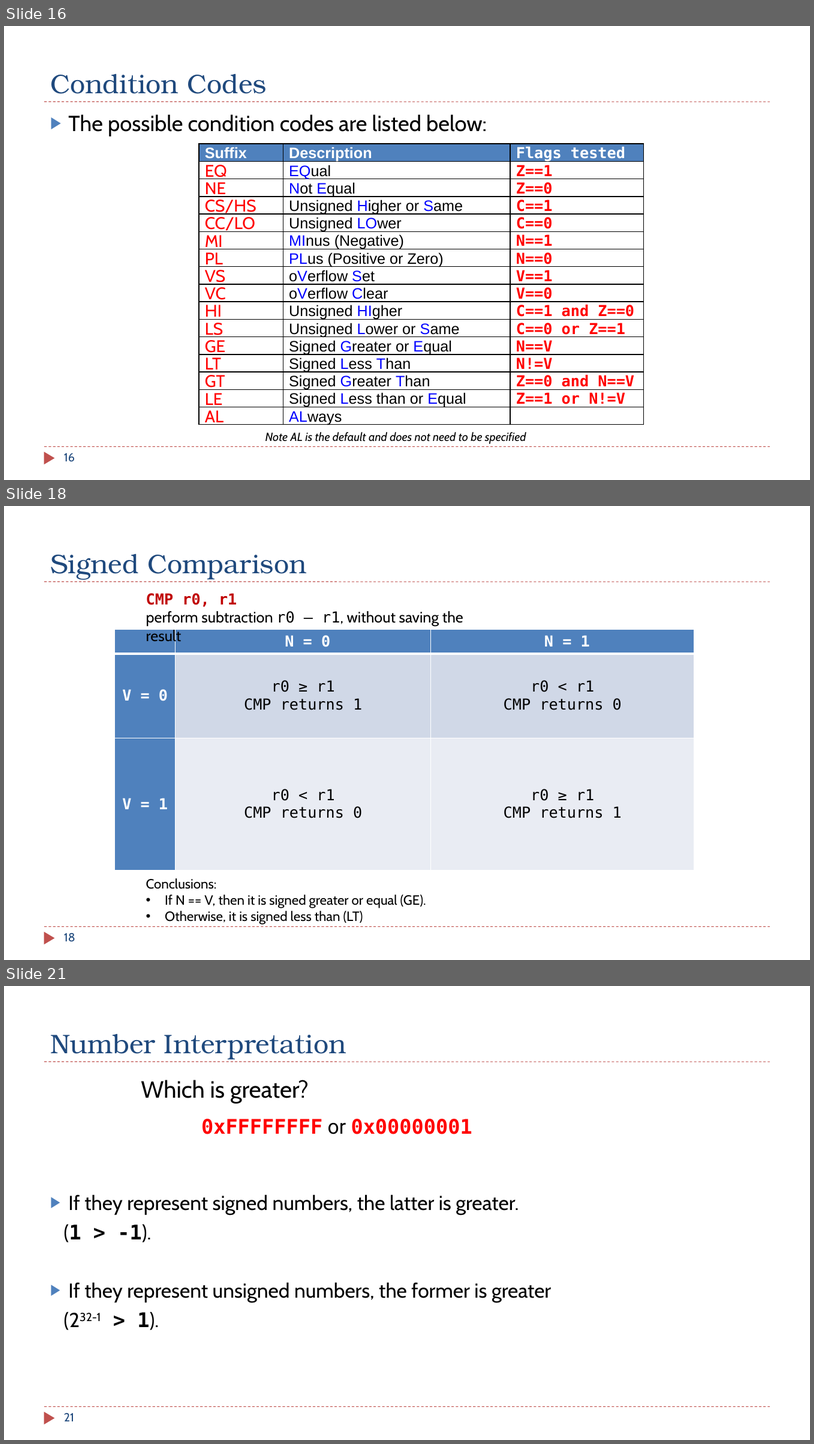
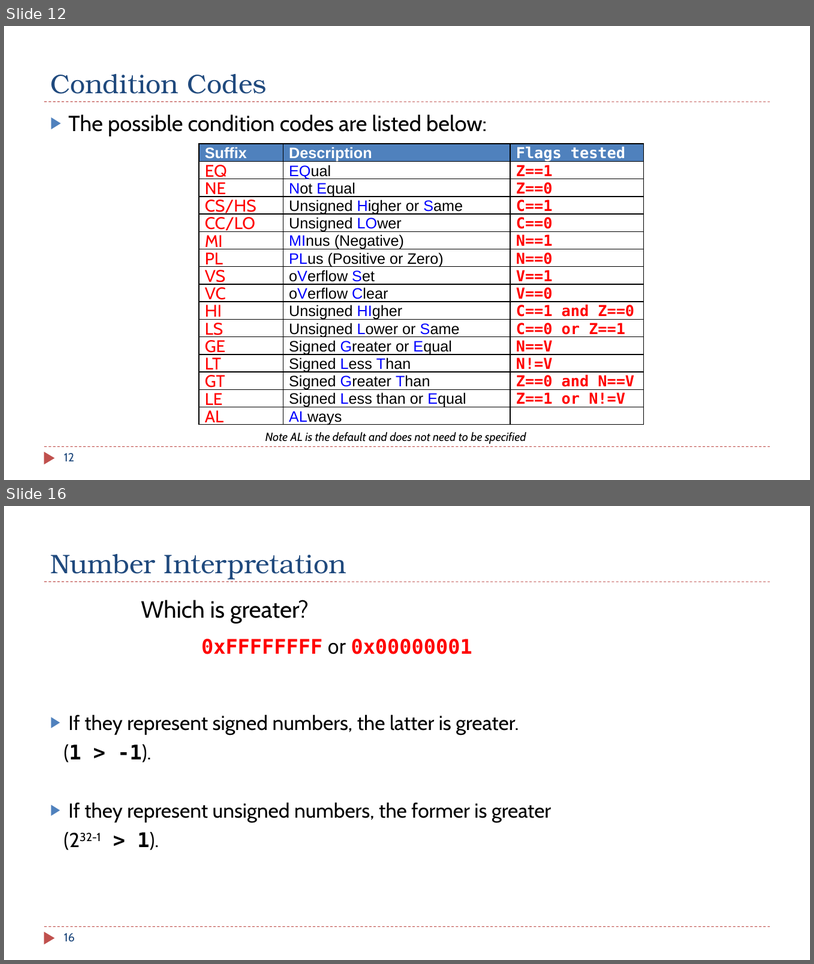
Before and after one commit to guhofstra/CSC111Fa25, a slide deck: PPTs/Ch6_ARM_Control_Flow.pptx. Shown one above the other, each under a label of ours: slides 16, 18 and 21 before the commit, slides 12 and 16 after it; the slides between them are not shown. The pictures are 814x1444 and 814x964 pixels, drawn with LibreOffice and Linux fonts; fonts in the diff are those of the drawing. Boxes give left, top, right and bottom in pixels: in the first picture for what was removed or moved away, otherwise in the second. Text is boxed around its words. In the diff, an @@ line names an element or a change of style, - is before the commit and + after.

```diff
--- a/PPTs/Ch6_ARM_Control_Flow.pptx
+++ b/PPTs/Ch6_ARM_Control_Flow.pptx
@@ slide 18 removed at (x1=4, y1=506, x2=810, y2=960), background #FFFFFF; not listed: 3 template elements that a slide beside it also shows @@
@@ title removed at (x1=50, y1=554, x2=306, y2=579) @@
-Signed Comparison
@@ text removed at (x1=146, y1=593, x2=464, y2=626) @@
-CMP r0, r1
-perform subtraction r0 – r1, without saving the result
@@ table removed at (x1=115, y1=630, x2=694, y2=870), 3 rows, 3 columns @@
- | N = 0 | N = 1
-V = 0 | r0 ≥ r1 / CMP returns 1 | r0 < r1 / CMP returns 0
-V = 1 | r0 < r1 / CMP returns 0 | r0 ≥ r1 / CMP returns 1
@@ text removed at (x1=146, y1=878, x2=426, y2=924) @@
-Conclusions:
-• If N == V, then it is signed greater or equal (GE).
-• Otherwise, it is signed less than (LT)
@@ page number removed at (x1=64, y1=933, x2=75, y2=942) @@
-18
@@ what was slide 16 is now slide 12 @@
@@ page number at (x1=64, y1=453, x2=74, y2=461): text changed @@
-16
+12
@@ what was slide 21 is now slide 16 @@
@@ page number at (x1=64, y1=933, x2=75, y2=942): text changed @@
-21
+16
```
Also in this commit, not shown: 9 slides changed, 1 slide added, 2 other slides removed, 9 other files.
